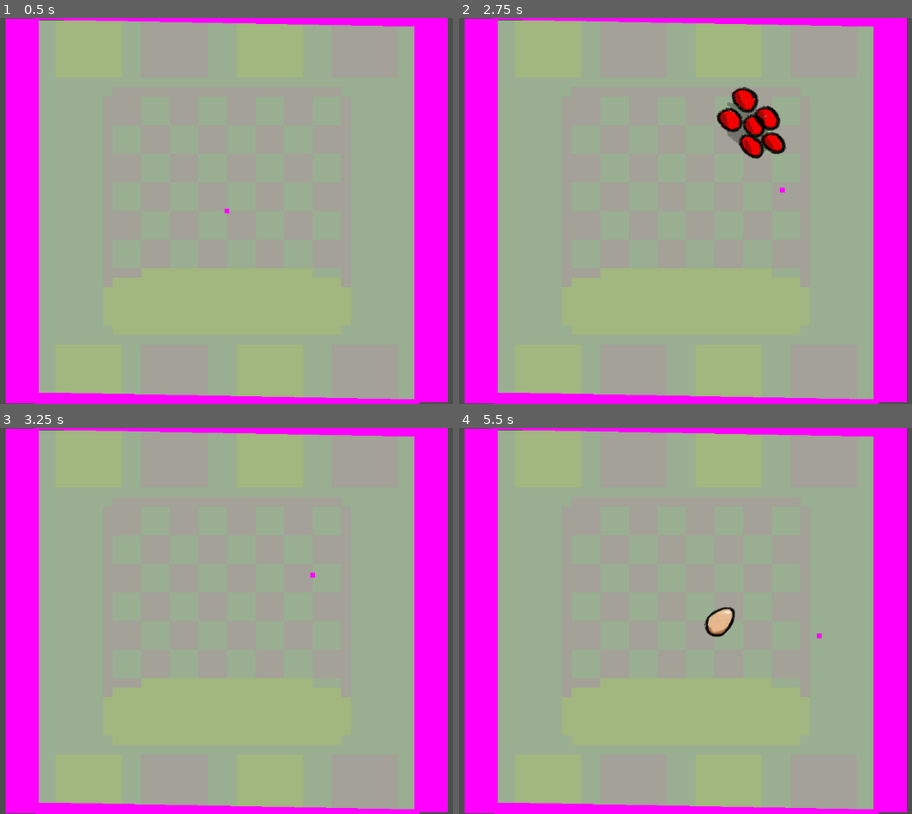
Above: before the commit, frames 1-4 (two rows, left to right).
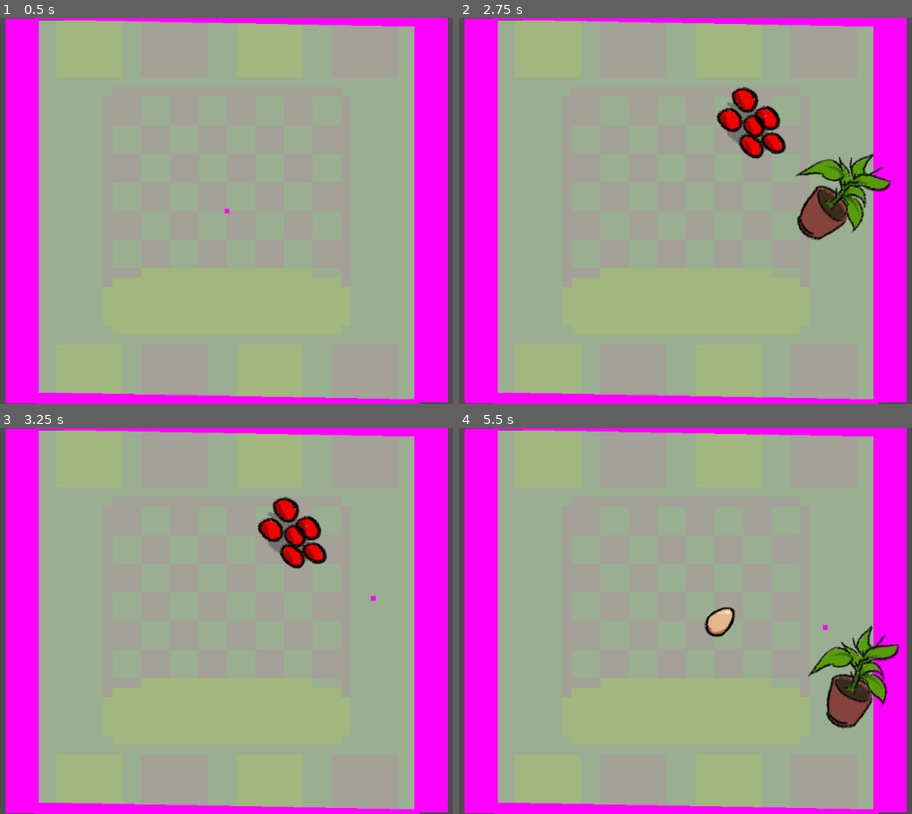
Above: after the commit, the same moments.

Repository: sixrobin/GMTK2024
Game: Godot game, scene res://game.tscn
The game is run twice, just before and just after one commit, with the same random seed, the same clock (stepped at 60 frames per second) and the same inputs.
Inputs (mouse positions are in pixels of both pictures, inside the frame that each line leads up to):
- Up to frame 1 (0.5 s): no input
- Up to frame 2 (2.75 s): tap Enter at 0.5 s; move the mouse to (834, 191) at 0.52 s; hold Space (SpawnObject) 0.53-1.28 s; click (834, 191) at 1.25 s; move the mouse to (549, 230) at 1.27 s; click (549, 230) at 1.35 s; click (549, 230) at 2 s; move the mouse to (753, 126) at 2.02 s; hold Space (SpawnObject) from 2.03 s (still down)
- Up to frame 3 (3.25 s): move the mouse to (194, 698) at 2.77 s; release Space (SpawnObject) at 2.78 s; click (194, 698) at 2.85 s
- Up to frame 4 (5.5 s): click (653, 698) at 3.5 s; move the mouse to (889, 678) at 3.52 s; hold Space (SpawnObject) 3.53-4.28 s; move the mouse to (481, 563) at 4.27 s; click (481, 563) at 4.35 s; click (481, 563) at 5 s; move the mouse to (721, 621) at 5.02 s; hold Space (SpawnObject) from 5.03 s (still down)

Frame 1 is identical in both runs. In frame 2, 2.6% of the frame differs, in the area x 70-96%, y 34-58%; in frame 3, 1.7%; in frame 4, 2.6%, in the area x 77-98%, y 51-78%.

Commit message:
Add nav mesh

Diff:
--- a/game.tscn
+++ b/game.tscn
@@ -11,7 +11,8 @@
 [ext_resource type="PackedScene" uid="uid://c8d8hvhsmtjkj" path="res://prefabs/objects/foods/fish.tscn" id="8_kajkh"]
 [ext_resource type="PackedScene" uid="uid://bogsjx7shaanv" path="res://prefabs/objects/foods/plantes.tscn" id="9_knke4"]
 [ext_resource type="PackedScene" uid="uid://bhpyndspvoo28" path="res://prefabs/cursor.tscn" id="11_05pgy"]
-[ext_resource type="PackedScene" path="res://prefabs/wall.tscn" id="12_u6lta"]
+[ext_resource type="PackedScene" uid="uid://bquv5rckqk4wj" path="res://prefabs/wall.tscn" id="12_u6lta"]
+[ext_resource type="PackedScene" uid="uid://1a380hv31a01" path="res://prefabs/nav_regions/nav_region.tscn" id="13_yglgy"]
 
 [node name="Game" type="Node2D"]
 
@@ -19,6 +20,7 @@
 script = ExtResource("3_ixshh")
 
 [node name="Creature" parent="." instance=ExtResource("1_3mugn")]
+SMOOTH_SPEED = 100.0
 
 [node name="ObjectSpawner" type="Node2D" parent="."]
 script = ExtResource("4_g34v0")
@@ -53,3 +55,5 @@
 rotation = -1.55215
 scale = Vector2(0.551646, 6.45975)
 collision_priority = 2.0
+
+[node name="NavRegion" parent="." instance=ExtResource("13_yglgy")]
--- a/prefabs/creature.tscn
+++ b/prefabs/creature.tscn
@@ -12,12 +12,13 @@
 [sub_resource type="CircleShape2D" id="CircleShape2D_o6dok"]
 radius = 4.0
 
-[node name="Creature" type="CharacterBody2D" node_paths=PackedStringArray("stun_timer")]
+[node name="Creature" type="CharacterBody2D" node_paths=PackedStringArray("stun_timer", "nav_agent")]
 motion_mode = 1
 script = ExtResource("1_qoasn")
-SMOOTH_SPEED = 1.0
+SMOOTH_SPEED = 0.1
 stun_timer = NodePath("Timer")
 growth_stages = Array[ExtResource("2_g73dj")]([ExtResource("3_dd8mf"), ExtResource("4_34unq"), ExtResource("5_0omj0"), ExtResource("6_0kc5i")])
+nav_agent = NodePath("NavigationAgent2D")
 
 [node name="PlayerSprite" type="Sprite2D" parent="."]
 scale = Vector2(8, 8)
@@ -29,4 +30,6 @@
 [node name="Timer" type="Timer" parent="."]
 wait_time = 0.872
 
+[node name="NavigationAgent2D" type="NavigationAgent2D" parent="."]
+
 [connection signal="timeout" from="Timer" to="." method="_on_stun_timer_timeout"]
--- /dev/null
+++ b/prefabs/nav_regions/nav_region.tscn
@@ -0,0 +1,9 @@
+[gd_scene load_steps=2 format=3 uid="uid://1a380hv31a01"]
+
+[sub_resource type="NavigationPolygon" id="NavigationPolygon_miawn"]
+vertices = PackedVector2Array(303, -302.07, 303, 300.953, -308.063, 298.039, -311.93, -306.922)
+polygons = Array[PackedInt32Array]([PackedInt32Array(0, 1, 2, 3)])
+outlines = Array[PackedVector2Array]([PackedVector2Array(-322, -317, -318, 308, 313, 311, 313, -312)])
+
+[node name="NavRegion" type="NavigationRegion2D"]
+navigation_polygon = SubResource("NavigationPolygon_miawn")
--- a/scripts/creature.gd
+++ b/scripts/creature.gd
@@ -5,6 +5,7 @@
 @export var stun_timer: Timer = null
 #@export var growth_meter_max: float = 100
 @export var growth_stages: Array[GrowthStage]
+@export var nav_agent: NavigationAgent2D = null
 
 var target_object: ObjectOfInterest = null
 var is_interacting: bool = false
@@ -22,7 +23,8 @@
 	if target_object == null:
 		target_object = ObjectManager.get_best_object()
 	if target_object != null:
-		self.position = lerp(self.position, target_object.position, delta * SMOOTH_SPEED * speed_boost)
+		self.nav_agent.target_position = target_object.global_position
+		#self.position = lerp(self.position, target_object.position, delta * SMOOTH_SPEED * speed_boost)
 
 # INTERACT
 func interact(object: ObjectOfInterest):
@@ -88,3 +90,13 @@
 
 	if growth_meter >= growth_stages[current_growth_stage].meter_to_next_stage:
 		self.grow(0)
+
+func _physics_process(_delta):
+	if self.nav_agent.is_navigation_finished():
+		return
+
+	var current_agent_position: Vector2 = global_position
+	var next_path_position: Vector2 = self.nav_agent.get_next_path_position()
+
+	velocity = current_agent_position.direction_to(next_path_position) * SMOOTH_SPEED * speed_boost
+	move_and_slide()
Not shown: 1 places in game.tscn that only renumber resources
